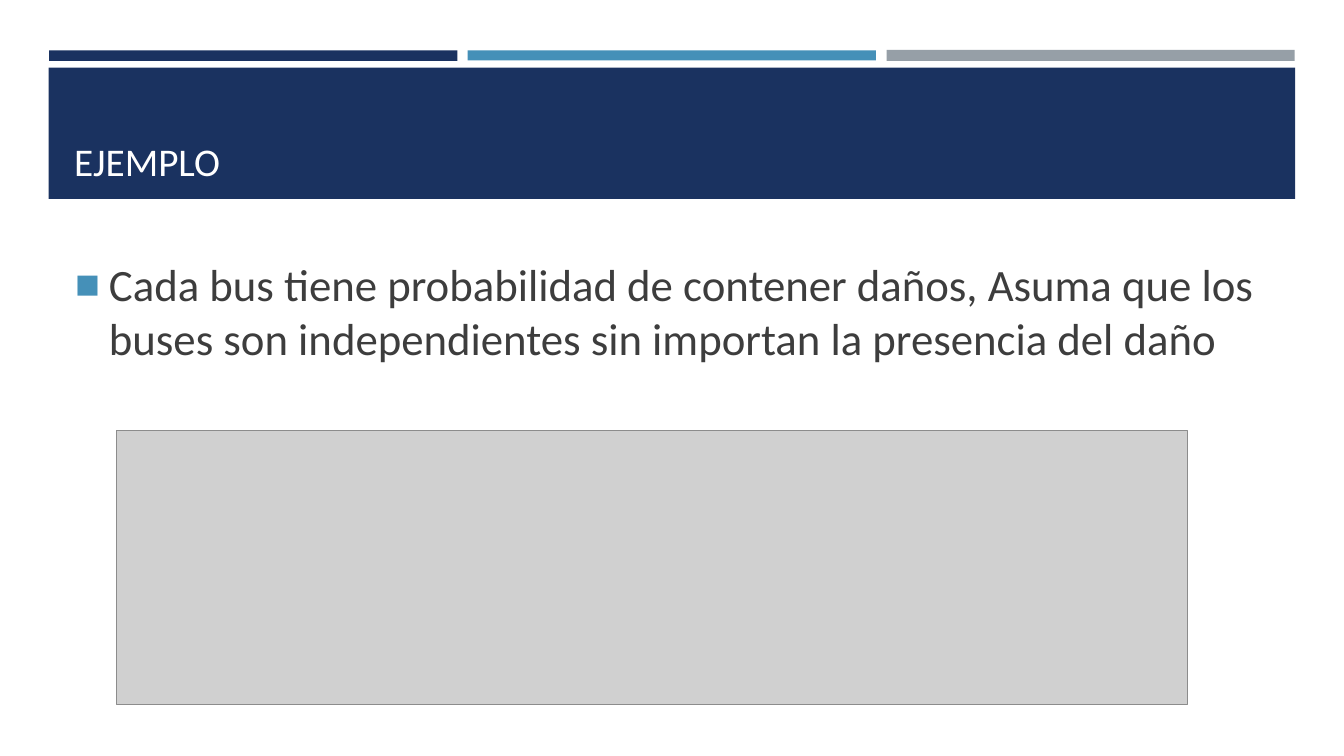
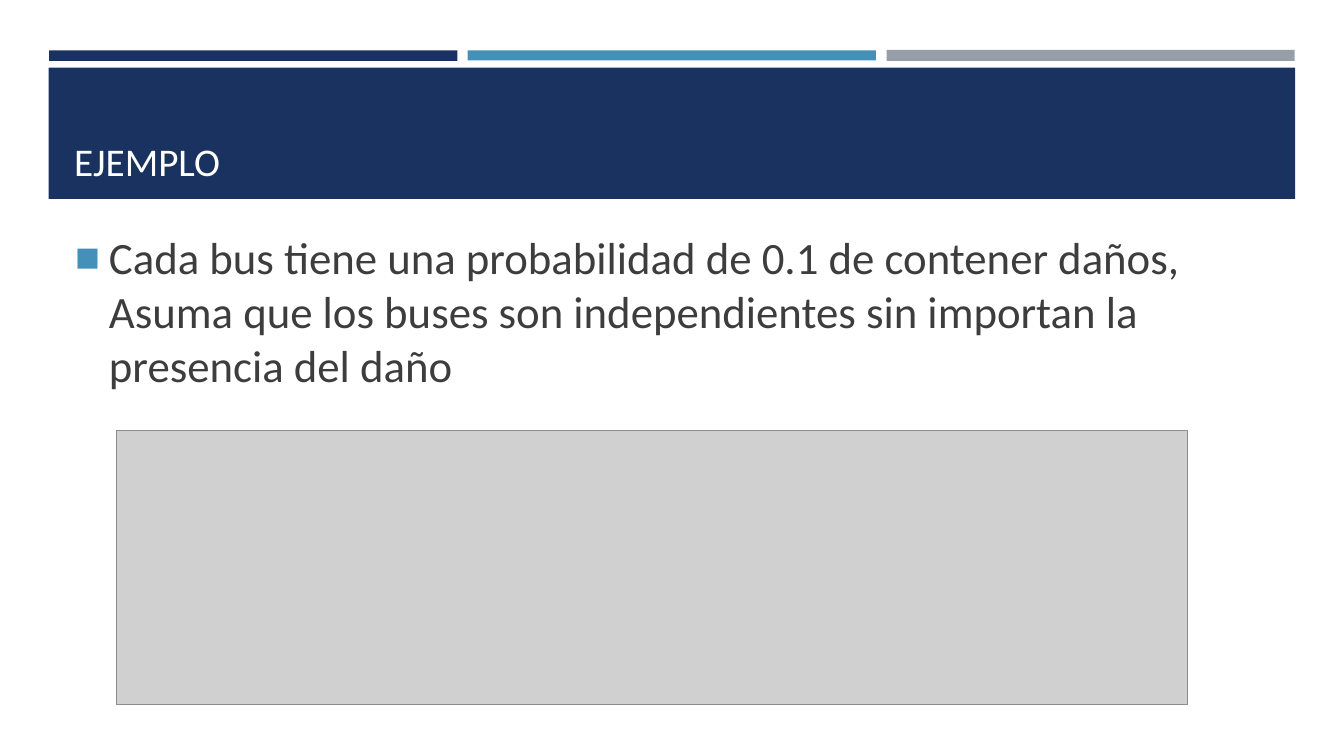
Before and after one commit to estadisticaITM/estadisticaITM.github.io, a slide deck: slide 35 of ITM_VAD_EBX.pptx. Drawn at 1344x756 pixels with LibreOffice and Linux fonts; fonts in the diff are those of the drawing; grey boxes stand for pictures. Boxes give left, top, right and bottom in pixels: in the first picture for what was removed or moved away, otherwise in the second. Text is boxed around its words. In the diff, an @@ line names an element or a change of style, - is before the commit and + after.

```diff
--- a/ITM_VAD_EBX.pptx
+++ b/ITM_VAD_EBX.pptx
@@ text at bbox=[109, 243, 1179, 390]: text changed @@
-■ Cada bus tiene probabilidad de contener daños, Asuma que los buses son independientes sin importan la presencia del daño
+■ Cada bus tiene una probabilidad de 0.1 de contener daños, Asuma que los buses son independientes sin importan la presencia del daño
```
Also in this commit, not shown: 25 other slides changed, 14 slides added, 19 slides removed, 17 other files.
